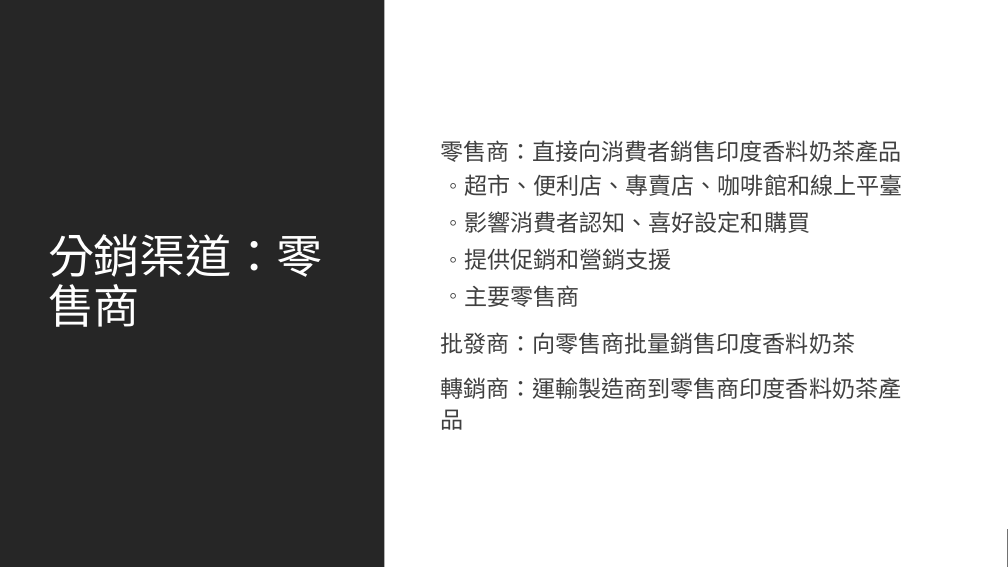
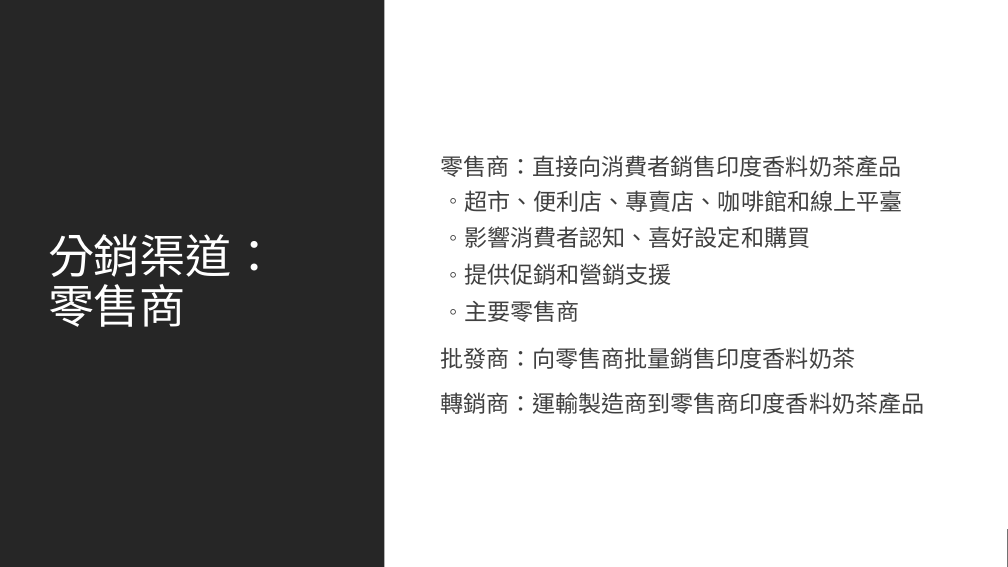
Before and after one commit to MicrosoftLearning/MS-4004-Empower-workforce-copilot-use-cases.zh-tw, a slide deck: slide 8 of ResourceFiles/Mystic Spice Premium Chai Market Analysis Presentation.pptx. Drawn at 1008x567 pixels with LibreOffice and Linux fonts; fonts in the diff are those of the drawing. Boxes give left, top, right and bottom in pixels: in the first picture for what was removed or moved away, otherwise in the second. Text is boxed around its words. In the diff, an @@ line names an element or a change of style, - is before the commit and + after.

```diff
--- a/ResourceFiles/Mystic Spice Premium Chai Market Analysis Presentation.pptx
+++ b/ResourceFiles/Mystic Spice Premium Chai Market Analysis Presentation.pptx
@@ title "分銷渠道：零售商" rewrapped from (48,234,323,327) to (48,234,277,327) @@
@@ text "零售商：直接向消費者銷售印度香料奶茶產品" rewrapped from (440,140,902,430) to (440,155,924,414) @@
```
Also in this commit, not shown: 10 other slides changed, 36 other files.
